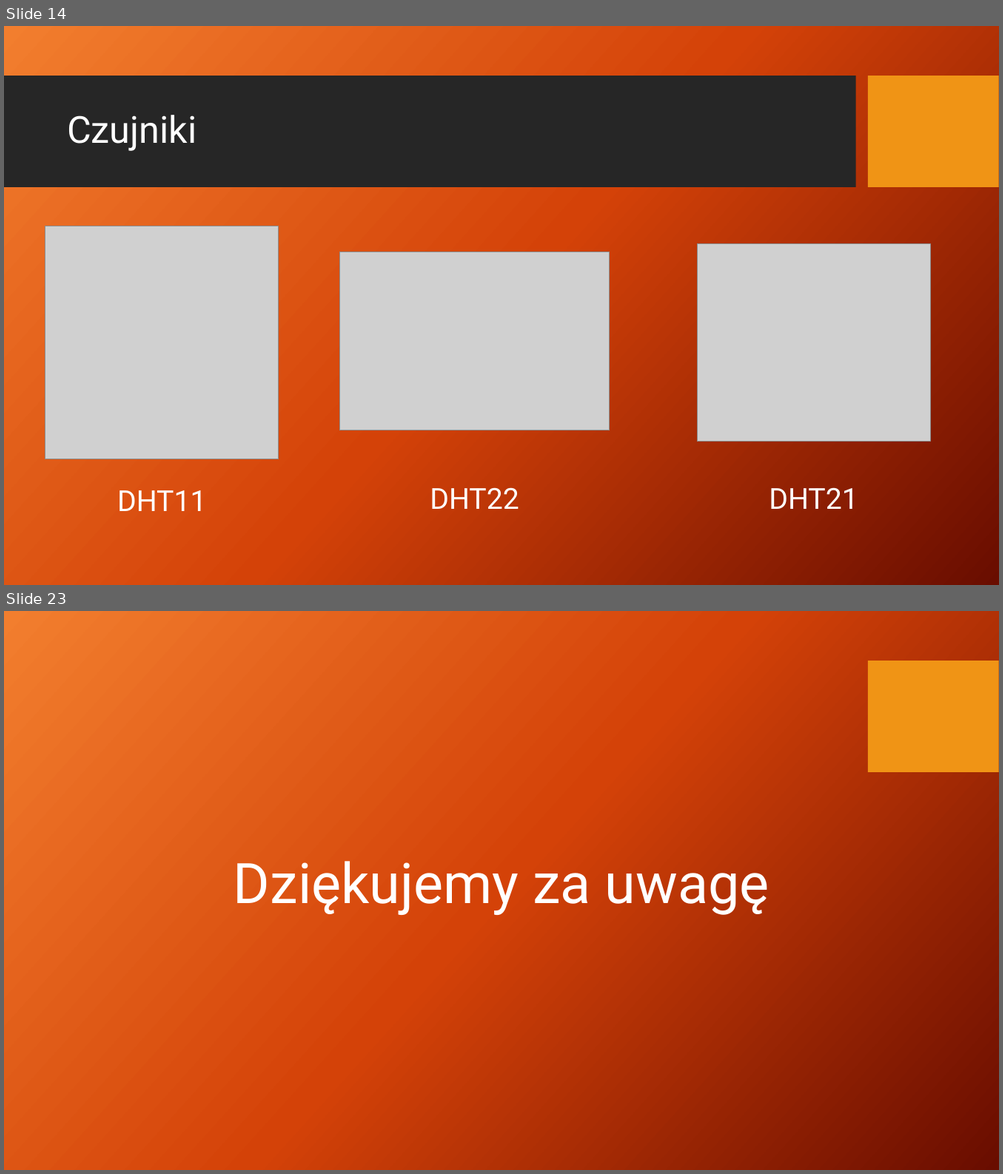
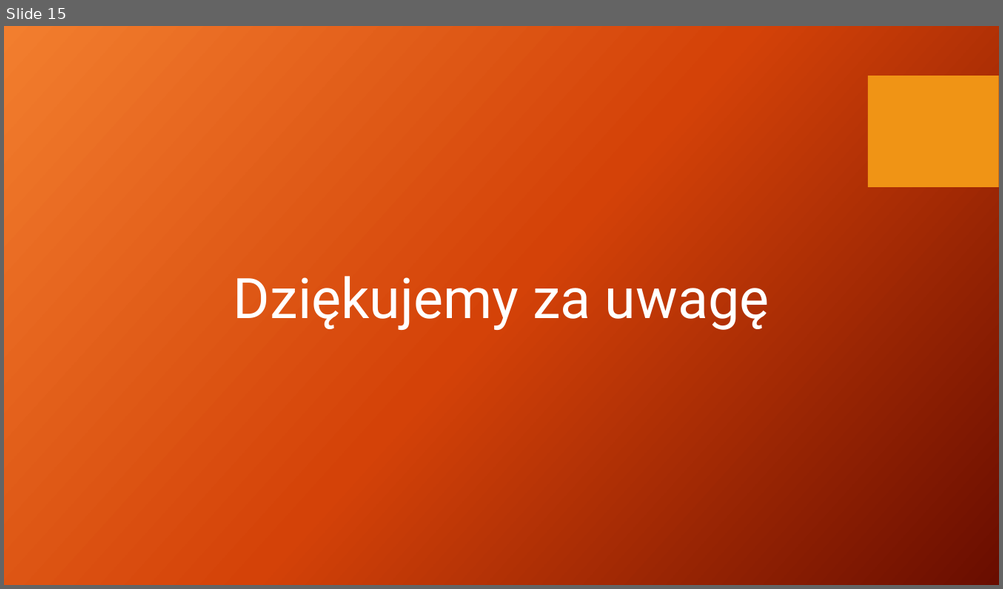
Before and after one commit to AdamStudies-PWR/ProjektZespolowyPWR, a slide deck: przentacja.pptx. Shown one above the other, each under a label of ours: slides 14 and 23 before the commit, slide 15 after it; the slides between them are not shown. The pictures are 1003x1174 and 1003x589 pixels, drawn with LibreOffice and Linux fonts; fonts in the diff are those of the drawing; grey boxes stand for pictures; background and template pictures are left out. Boxes give left, top, right and bottom in pixels: in the first picture for what was removed or moved away, otherwise in the second. Text is boxed around its words. In the diff, an @@ line names an element or a change of style, - is before the commit and + after.

```diff
--- a/przentacja.pptx
+++ b/przentacja.pptx
@@ slide 14 removed at bbox=[4, 26, 999, 585], background picture (left out); not listed: 1 template element that a slide beside it also shows @@
@@ rectangle removed at bbox=[4, 76, 855, 188] @@
@@ title removed at bbox=[67, 115, 196, 151] @@
-Czujniki
@@ picture removed at bbox=[45, 227, 278, 460] @@
@@ picture removed at bbox=[697, 244, 930, 443] @@
@@ picture removed at bbox=[340, 252, 609, 430] @@
@@ text removed at bbox=[117, 491, 206, 511] @@
-DHT11
@@ text removed at bbox=[430, 488, 518, 509] @@
-DHT22
@@ text removed at bbox=[768, 488, 857, 509] @@
-DHT21
@@ what was slide 23 is now slide 15 @@
```
Also in this commit, not shown: 4 slides changed, 10 slides added, 17 other slides removed, 3 other files.
